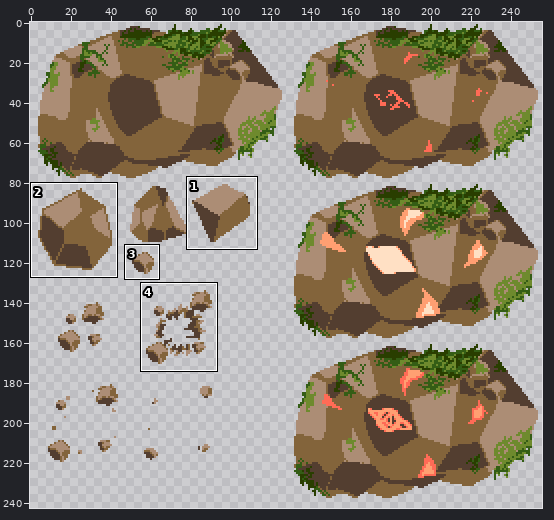
Two states of a sprite sheet, SilverGirlStrike/Assets/Resource/CharacterGraphics/boss.png. The picture above shows the old version from afar; the outline marks the close-up.
Close-up. Before the edit:
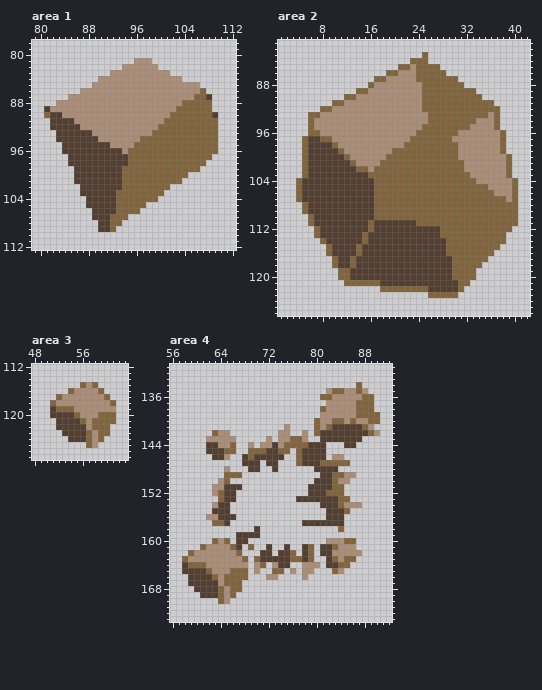
The file is 256x256 pixels. Shown: area 1: x 79..112, y 78..112; area 2: x 1..42, y 81..126; area 3: x 48..63, y 112..127; area 4: x 56..92, y 131..173. The wide view leaves out empty margins. The commit also changed other parts of the picture, which this record leaves out.
After:
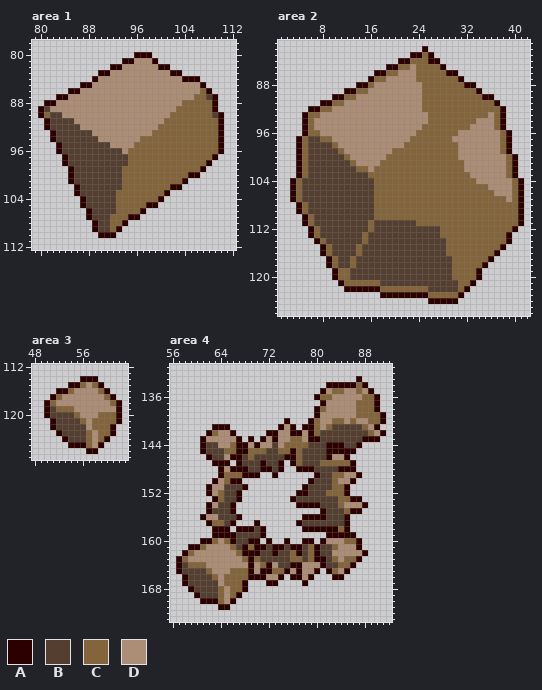
Palette (. is transparent): A #2d0000  B #533e30  C #83643b  D #ac8d75
Edits made:
Changed rows in their new state; - is an unchanged pixel.
Area 1:
first column x 80:
 80 ----------------AAA------------
 81 --------------AA---A-----------
 82 ------------AA------AA---------
 83 ----------AA----------AA-------
 84 ---------A--------------AAA----
 85 -------AA------------------A---
 86 -----AA---------------------A--
 87 ---AA------------------------A-
 88 -AA--------------------------A-
 89 A----------------------------A-
 90 A-----------------------------A
 91 -A----------------------------A
 92 -A----------------------------A
 93 --A---------------------------A
 94 --A---------------------------A
 95 ---A--------------------------A
 96 ---A--------------------------A
 97 ----A------------------------A-
 98 ----A-----------------------A--
 99 -----A---------------------A---
100 -----A-------------------AA----
101 -----A------------------A------
102 ------A---------------AA-------
103 ------A--------------A---------
104 -------A------------A----------
105 -------A----------AA-----------
106 --------A--------A-------------
107 --------A------AA--------------
108 ---------A----A----------------
109 ---------A---A-----------------
110 ----------AAA------------------
Area 2:
first column x 3:
 82 ----------------------A----------------
 83 --------------------AA-A---------------
 84 ------------------AA---AA--------------
 85 ----------------AA-------A-------------
 86 --------------AA----------AA-----------
 87 -------------A--------------A----------
 88 -----------AA----------------AA--------
 89 ---------AA--------------------A-------
 90 -------AA-----------------------AA-----
 91 -----AA---------------------------A----
 92 ---AA------------------------------A---
 93 --A--------------------------------A---
 94 --A--------------------------------A---
 95 --A--------------------------------A---
 96 --A---------------------------------A--
 97 -A----------------------------------A--
 98 -A----------------------------------A--
 99 -A----------------------------------A--
100 -A-----------------------------------A-
101 -A-----------------------------------A-
102 -A-----------------------------------A-
103 -A-----------------------------------A-
104 A-------------------------------------A
105 A-------------------------------------A
106 A-------------------------------------A
107 A-------------------------------------A
108 -A------------------------------------A
109 -A------------------------------------A
110 --A-----------------------------------A
111 --A-----------------------------------A
112 ---A---------------------------------A-
113 ---A--------------------------------A--
114 ----A-------------------------------A--
115 -----A-----------------------------A---
116 -----A----------------------------A----
117 ------A--------------------------A-----
118 ------A-------------------------A------
119 -------A-----------------------A-------
120 -------A-----------------------A-------
121 --------A---------------------A--------
122 ---------AAAAAA--------------A---------
123 ---------------AAAAAAAA-----A----------
124 -----------------------AAAAA-----------
Area 3:
first column x 50:
114 ------AAA----
115 ----AA---A---
116 --AA------A--
117 -A---------A-
118 A-----------A
119 A-----------A
120 A-----------A
121 -A----------A
122 -A---------A-
123 --A--------A-
124 ---A------A--
125 ----AAA--A---
126 -------AA----
Area 4:
first column x 57:
133 ------------------------------A----
134 -------------------------AAAAA-A---
135 ------------------------A-------A--
136 -----------------------A---------A-
137 ------------------------A--------A-
138 -----------------------A---------A-
139 -----------------------A----------A
140 ------------------A---A-----------A
141 ------AAA--------A-A-AA----------A-
142 -----A---A-----AA--AA-A-----------A
143 ----A-----A-A-A-A-----AA-------AAA-
144 ----A-----AA-A-----------AAA--A----
145 ----A-----AA-------A-----AAAAA-----
146 -----A---AA-------AA-----A--A------
147 ------AAA-A---A--A-A---------A-----
148 -------A-AAA--AA-A--AAA----AAA-----
149 -------A---AAA--A------A------A----
150 ------A--AA-----------A------A-----
151 -----A-----A---------A------A------
152 -----A----A---------AA------A------
153 ------A---A--------A---------AA----
154 -----A---A----------AAAA-------A---
155 -----A---A--------------A----AA----
156 ----A-----A----------AAAA---A------
157 -----A---A---A------A-------A------
158 ------AAA-AAA-A------AAAAAA-A------
159 ------AAAA----A----------AAAAA-----
160 ----AA---A--AA-A--A--AA-A-----A----
161 --AA-------A-AA-AA-AA--A------A----
162 -A---------AAA--A---A--A-------A---
163 A-----------A----------AA-----A----
164 A-----------A--A---AA---A----A-----
165 A-----------A-AA--A-A--A-A--A------
166 -A----------AAA--A-AA-A---AA-------
167 -A---------A---AA----A-------------
168 --A--------A-----------------------
169 ---A------A------------------------
170 ----AAA--A-------------------------
171 -------AA--------------------------
Pixel boxes of the changes (left, top, right, bottom) in both close-ups:
added: (38, 52, 224, 238)
added: (290, 46, 524, 304)
added: (44, 376, 122, 454)
added: (176, 376, 386, 610)
